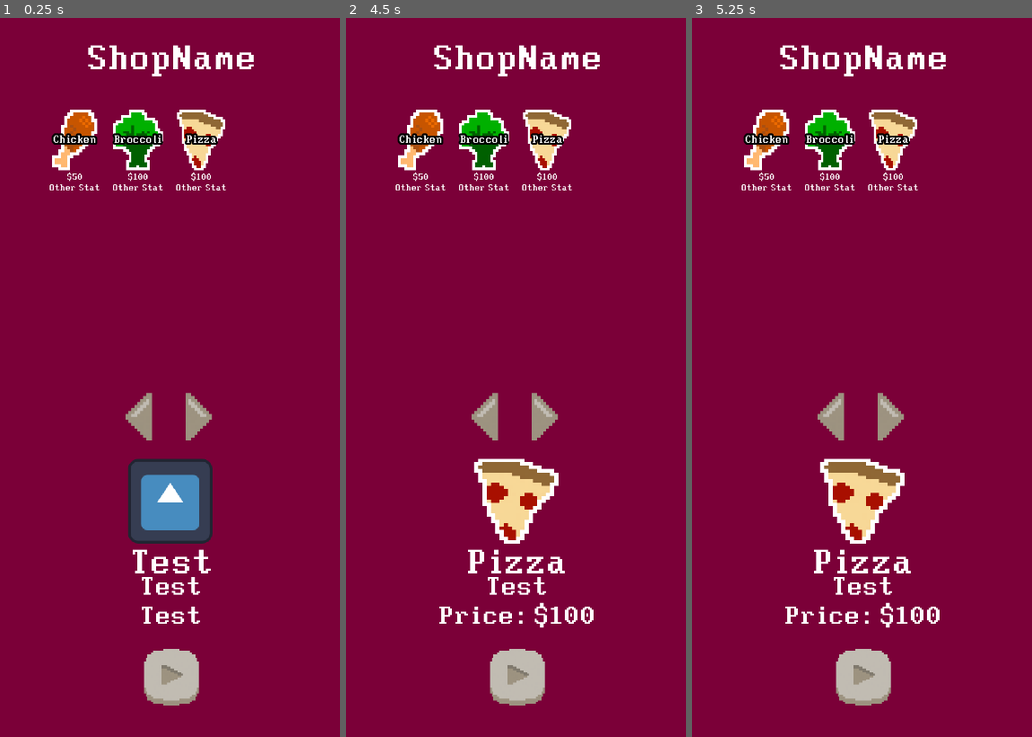
Above: before the commit, frames 1-3 (left to right).
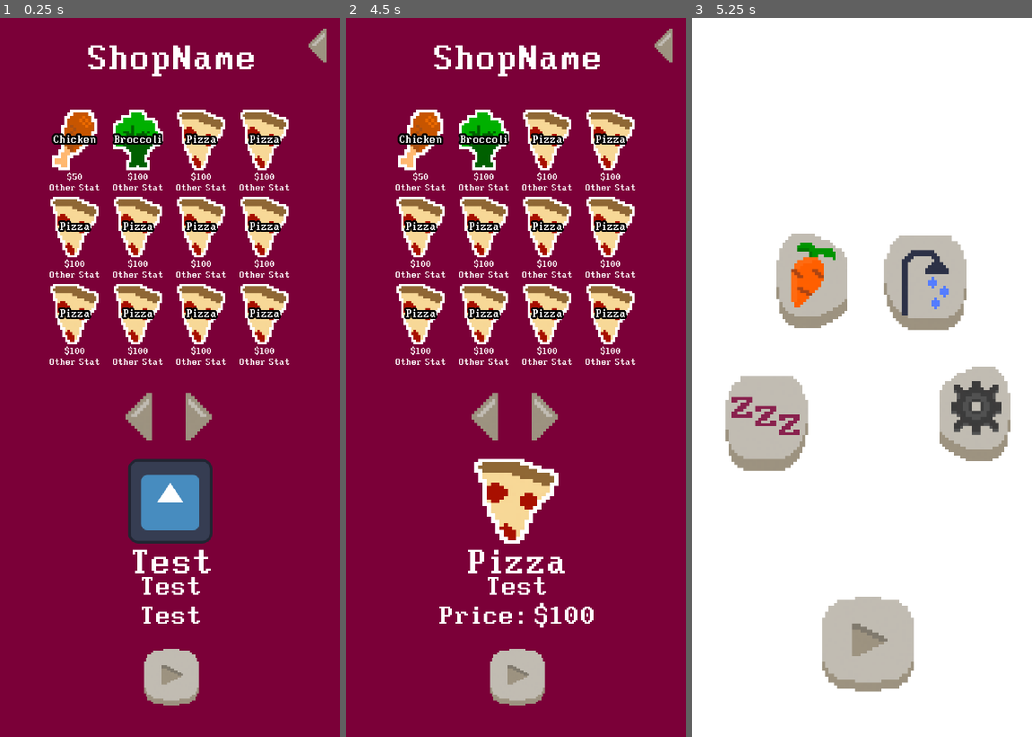
Above: after the commit, the same moments.

Repository: daniel-macias/mrduelm
Game: Godot game, scene res://Scenes/main.tscn
Two runs of this game, one before a commit and one after it. Both use one fixed random seed, a clock stepped at 60 frames per second and the inputs below. The engine's default icon, where the game draws it, is replaced by a stand-in: a white triangle on a blue panel in a dark square.
Inputs (mouse positions are in pixels of both pictures, inside the frame that each line leads up to):
- Up to frame 1 (0.25 s): no input
- Up to frame 2 (4.5 s): click (512, 636) at 0.5 s; click (465, 284) at 1.25 s; click (420, 420) at 2 s; click (580, 284) at 2.75 s; click (628, 413) at 3.5 s; click "Pizza" at 4.25 s
- Up to frame 3 (5.25 s): click (1008, 46) at 5.02 s

The runs differ from the first frame. In frame 1, 8.3% of the frame differs, in the area x 14-97%, y 1-49%; in frame 2, 8.3%; in frame 3, 97%, in the area x 0-100%, y 0-100%.

Commit message:
tried placing every button on same script didnt work

Diff:
--- a/Scenes/main.tscn
+++ b/Scenes/main.tscn
@@ -555,14 +555,6 @@
 ignore_texture_size = true
 stretch_mode = 5
 
-[node name="BGColor" type="ColorRect" parent="Outside"]
-anchors_preset = 15
-anchor_right = 1.0
-anchor_bottom = 1.0
-grow_horizontal = 2
-grow_vertical = 2
-color = Color(0.483544, 0, 0.219302, 1)
-
 [node name="ShopTemplate" type="Control" parent="Outside"]
 layout_mode = 3
 anchors_preset = 15
@@ -571,6 +563,15 @@
 grow_horizontal = 2
 grow_vertical = 2
 script = ExtResource("32_k4rhv")
+
+[node name="BGColor" type="ColorRect" parent="Outside/ShopTemplate"]
+layout_mode = 1
+anchors_preset = 15
+anchor_right = 1.0
+anchor_bottom = 1.0
+grow_horizontal = 2
+grow_vertical = 2
+color = Color(0.483544, 0, 0.219302, 1)
 
 [node name="InventoryContainer" type="Control" parent="Outside/ShopTemplate"]
 layout_mode = 1
@@ -813,3 +814,16 @@
 grow_vertical = 2
 texture_normal = ExtResource("6_i04jy")
 stretch_mode = 5
+
+[node name="Back" type="TextureButton" parent="Outside/ShopTemplate"]
+layout_mode = 1
+anchors_preset = 1
+anchor_left = 1.0
+anchor_right = 1.0
+offset_left = -83.0
+offset_top = 23.0
+offset_right = -12.0
+offset_bottom = 94.0
+grow_horizontal = 0
+texture_normal = ExtResource("4_t30x3")
+stretch_mode = 5
--- a/Scripts/Globals/Catalog.gd
+++ b/Scripts/Globals/Catalog.gd
@@ -3,7 +3,19 @@
 var food_catalog = {
 	"chicken": {"cost": 50, "thumbnail": "res://Sprites/Food/Chicken.png","name":"Chicken","fill":10, "health":5},
 	"broccoli": {"cost": 100, "thumbnail": "res://Sprites/Food/Broccolli.png","name":"Broccoli","fill":10, "health":6},
-	"pizza": {"cost": 100, "thumbnail": "res://Sprites/Food/Pizza.png","name":"Pizza","fill":10, "health":6}
+	"pizza": {"cost": 100, "thumbnail": "res://Sprites/Food/Pizza.png","name":"Pizza","fill":10, "health":6},
+	"pizza1": {"cost": 100, "thumbnail": "res://Sprites/Food/Pizza.png","name":"Pizza","fill":10, "health":6},
+	"pizza2": {"cost": 100, "thumbnail": "res://Sprites/Food/Pizza.png","name":"Pizza","fill":10, "health":6},
+	"pizza3": {"cost": 100, "thumbnail": "res://Sprites/Food/Pizza.png","name":"Pizza","fill":10, "health":6},
+	"pizza4": {"cost": 100, "thumbnail": "res://Sprites/Food/Pizza.png","name":"Pizza","fill":10, "health":6},
+	"pizza5": {"cost": 100, "thumbnail": "res://Sprites/Food/Pizza.png","name":"Pizza","fill":10, "health":6},
+	"pizza6": {"cost": 100, "thumbnail": "res://Sprites/Food/Pizza.png","name":"Pizza","fill":10, "health":6},
+	"pizza7": {"cost": 100, "thumbnail": "res://Sprites/Food/Pizza.png","name":"Pizza","fill":10, "health":6},
+	"pizza8": {"cost": 100, "thumbnail": "res://Sprites/Food/Pizza.png","name":"Pizza","fill":10, "health":6},
+	"pizza9": {"cost": 100, "thumbnail": "res://Sprites/Food/Pizza.png","name":"Pizza","fill":10, "health":6},
+	"pizza10": {"cost": 100, "thumbnail": "res://Sprites/Food/Pizza.png","name":"Pizza","fill":10, "health":6},
+	"pizza11": {"cost": 100, "thumbnail": "res://Sprites/Food/Pizza.png","name":"Pizza","fill":10, "health":6},
+	"pizza12": {"cost": 100, "thumbnail": "res://Sprites/Food/Pizza.png","name":"Pizza","fill":10, "health":6}
 }
 
 var body_parts_catalog = {
--- a/Scripts/Main.gd
+++ b/Scripts/Main.gd
@@ -1,4 +1,6 @@
 extends Node2D
+
+
 
 @onready var fun_bar = $CanvasLayer/TopBar/HBoxContainer/HappyBar
 @onready var hunger_bar = $CanvasLayer/TopBar/HBoxContainer/FoodBar
@@ -38,6 +40,7 @@
 
 func _ready():
 	#Debug buttons
+	print("RUNIN")
 	debug_add_food_btn.connect("pressed", Callable(self, "_on_debug_add_food_btn"))
 	debug_add_energy_btn.connect("pressed", Callable(self, "_on_debug_add_energy_btn"))
 	debug_add_fun_btn.connect("pressed", Callable(self, "_on_debug_add_fun_btn"))
--- a/Scripts/UIManagers/ShopTemplate.gd
+++ b/Scripts/UIManagers/ShopTemplate.gd
@@ -1,6 +1,10 @@
 extends Node
 
+@onready var back_button: TextureButton = $Back
+@onready var outside_menu: Control = $"../OutsideMenu"
+
 @export var shop_type = "food"  # "food", "body_parts", etc.
+@onready var shop_template: Control = $"."
 @onready var inventory_container: Control = $InventoryContainer/List
 @onready var item_template: Control = $InventoryContainer/List/ItemTemplate
 
@@ -13,13 +17,34 @@
 @onready var left_button: TextureButton = $BrowserButtons/Left
 @onready var right_button: TextureButton = $BrowserButtons/Right
 
+#Shop types buttons
+@onready var food_shop_btn: TextureButton = $"../OutsideMenu/FoodShopBtn"
+@onready var furniture_shop_btn: TextureButton = $"../OutsideMenu/FurnitureShopBtn"
+@onready var doctor_shop_btn: TextureButton = $"../OutsideMenu/DoctorBtn"
+@onready var body_shop_btn: TextureButton = $"../OutsideMenu/BodyShopBtn"
+
 var selected_item: Dictionary = {}
 var current_page: int = 0
 var items_per_page: int = 12
 var all_items: Array = []
 
 func _ready() -> void:
-	# Hide the template initially
+	# Hide the template initially, this is for debuging
+	_on_shop_load("food")
+
+	back_button.connect("pressed",Callable(self,"_on_back_button_pressed"))
+
+	left_button.connect("pressed",Callable(self,"_on_left_button_pressed"))
+	right_button.connect("pressed",Callable(self,"_on_right_button_pressed"))
+
+	#Make the outside buttons connect to the correct shop
+	food_shop_btn.connect("pressed",Callable(self,"_on_shop_load").bind("food"))
+	furniture_shop_btn.connect("pressed",Callable(self,"_on_shop_load").bind("furniture"))
+	doctor_shop_btn.connect("pressed",Callable(self,"_on_shop_load").bind("doctor"))
+	body_shop_btn.connect("pressed",Callable(self,"_on_shop_load").bind("body"))
+
+func _on_shop_load(shop_type_selected: String):
+	shop_type = shop_type_selected
 	item_template.visible = false
 	load_items()
 	update_buttons()
@@ -91,3 +116,8 @@
 	if (current_page + 1) * items_per_page < all_items.size():
 		current_page += 1
 		display_page(current_page)
+
+
+func _on_back_button_pressed() -> void:
+	outside_menu.visible = true
+	shop_template.visible = false
